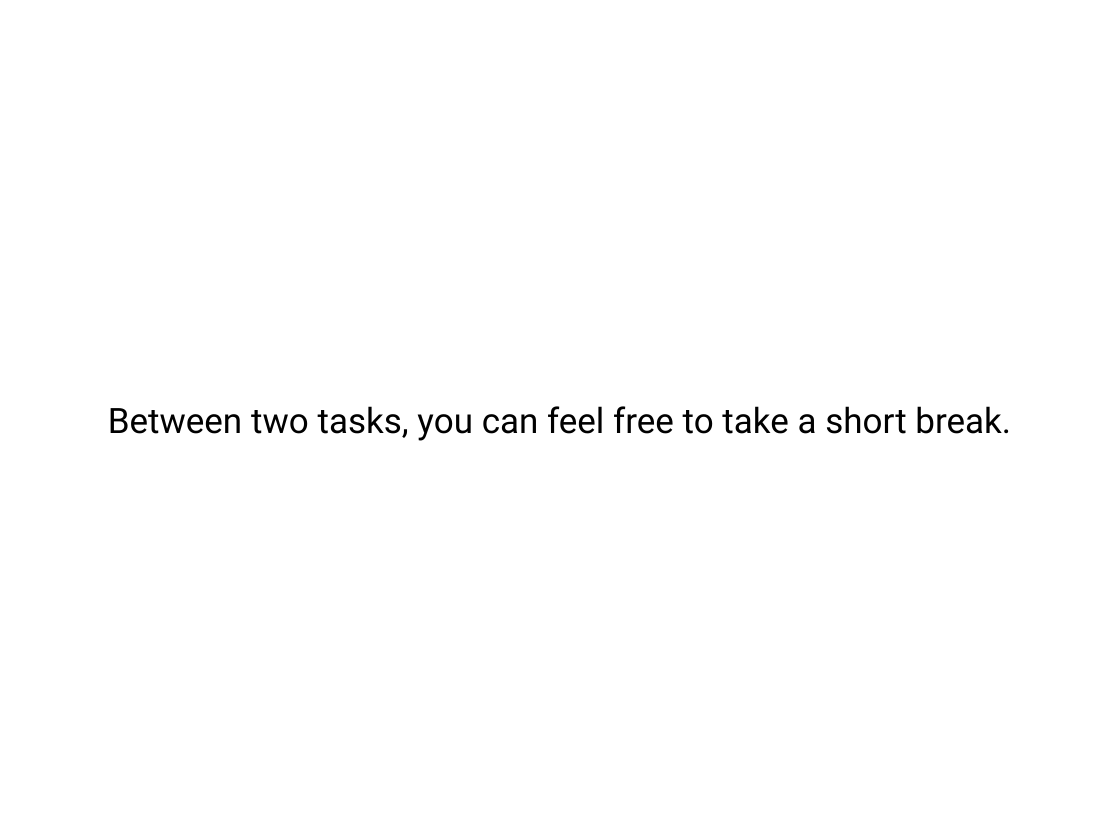
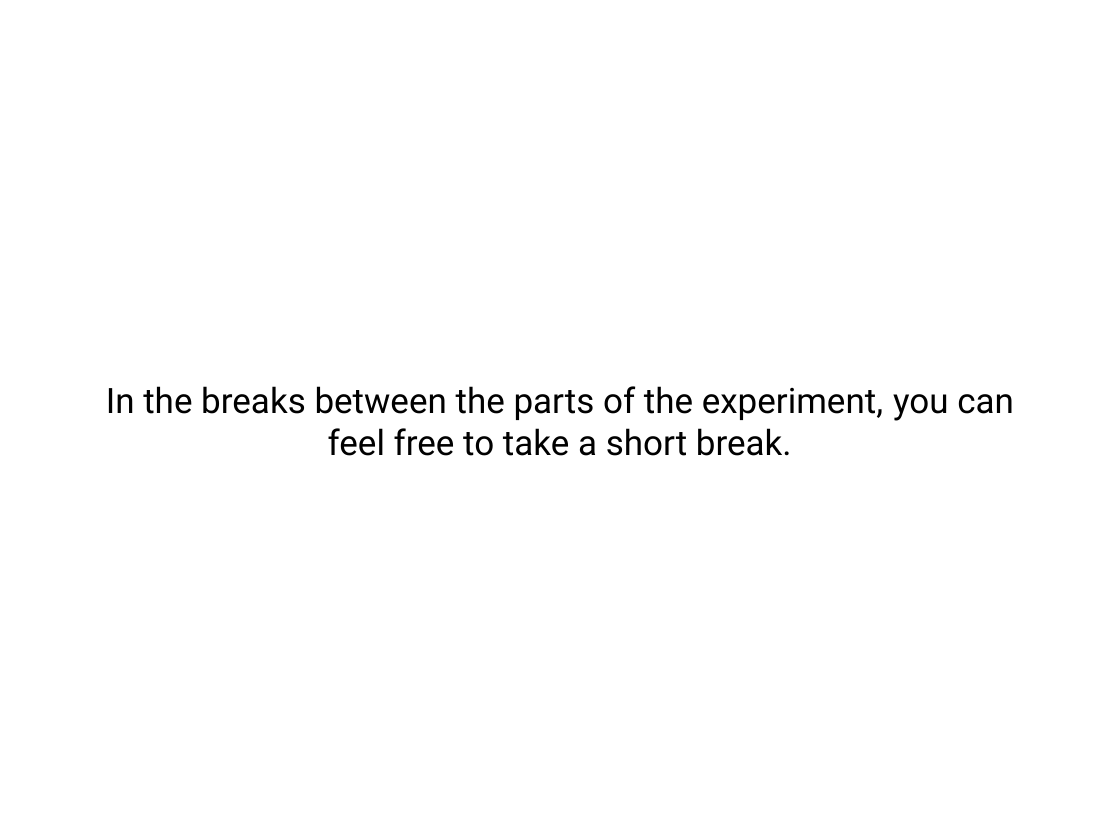
Before and after one commit to psych251/daffner2000, a slide deck: slide 6 of experiment/misc/instruction_visuals.pptx. Drawn at 1120x840 pixels with LibreOffice and Linux fonts; fonts in the diff are those of the drawing. Boxes give left, top, right and bottom in pixels: in the first picture for what was removed or moved away, otherwise in the second. Text is boxed around its words. In the diff, an @@ line names an element or a change of style, - is before the commit and + after.

```diff
--- a/experiment/misc/instruction_visuals.pptx
+++ b/experiment/misc/instruction_visuals.pptx
@@ text at (106,386,1014,456): text changed @@
-Between two tasks, you can feel free to take a short break.
+In the breaks between the parts of the experiment, you can feel free to take a short break.
```
Also in this commit, not shown: 2 other slides changed, 4 slides removed, 8 other files.
